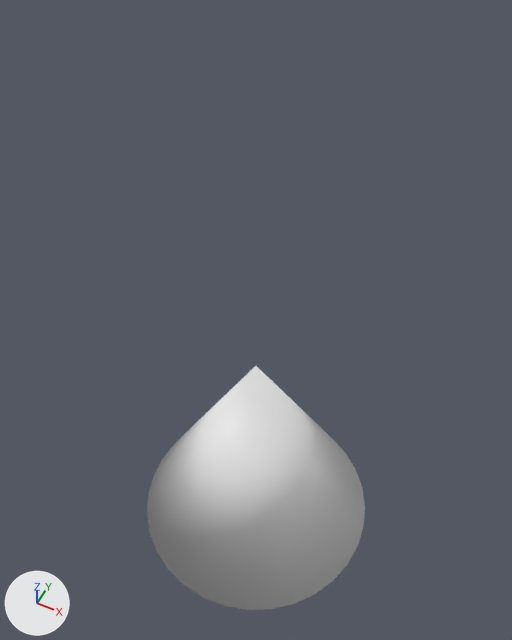
One commit to the Blender file Assets/Models/Goal.blend: the scene before it, then after it.
The view is the same before and after, from a camera (50 mm lens) standing at (1.4, -2.8, 4.99) and looking at (-0.06, 0.11, 1.35). Lighting does not change. The marker at lower left points along +X, +Y and +Z.
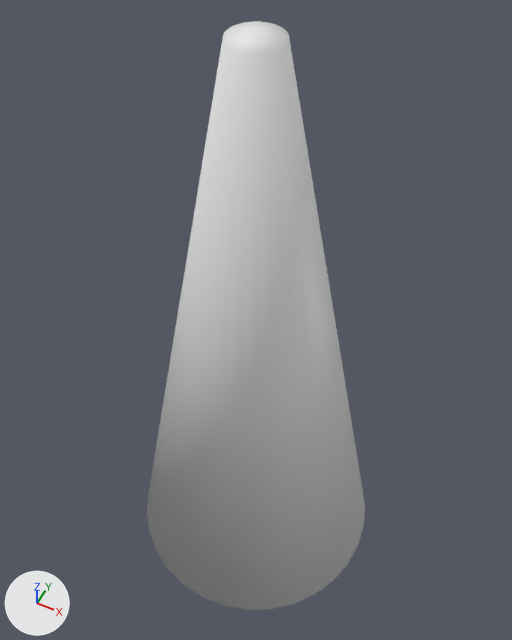
The newer file is also rescaled (x0.53), turned or shifted as a whole; pictures and numbers use the older file's frame.

Location of each change, [x1, y1, x2, y2] in pixels of the pictures (512 x 640 px):
'Cone', reshaped (141% taller)
    before: [147, 366, 365, 610]
    after: [147, 21, 365, 610]

The change in detail:
me_cone is used by ob_cone; location (0.0, 0.0, 0.0).
me_cone had 33 vertices, 33 faces and spanned x -1.0..1.0, y -1.0..1.0, z -1.0..1.0.
me_cone now has 65 vertices, 65 faces and spans x -1.0..1.0, y -1.0..1.0, z -1.0..3.47.
Part 1, on me_cone:
1 vertex is removed from x 0.0, y 0.0, z 1.0.
32 faces are deleted.
33 vertices are added at x -0.15..0.15, y -0.15..0.15, z 3.43..3.47.
64 new faces join them, smooth.
